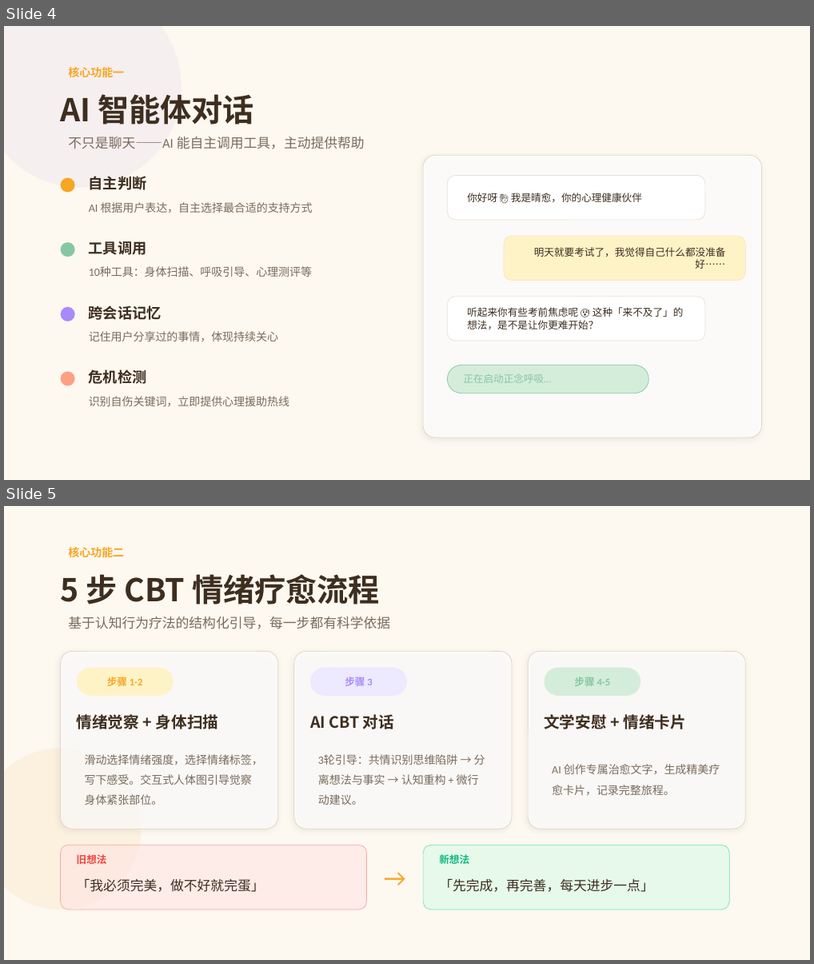
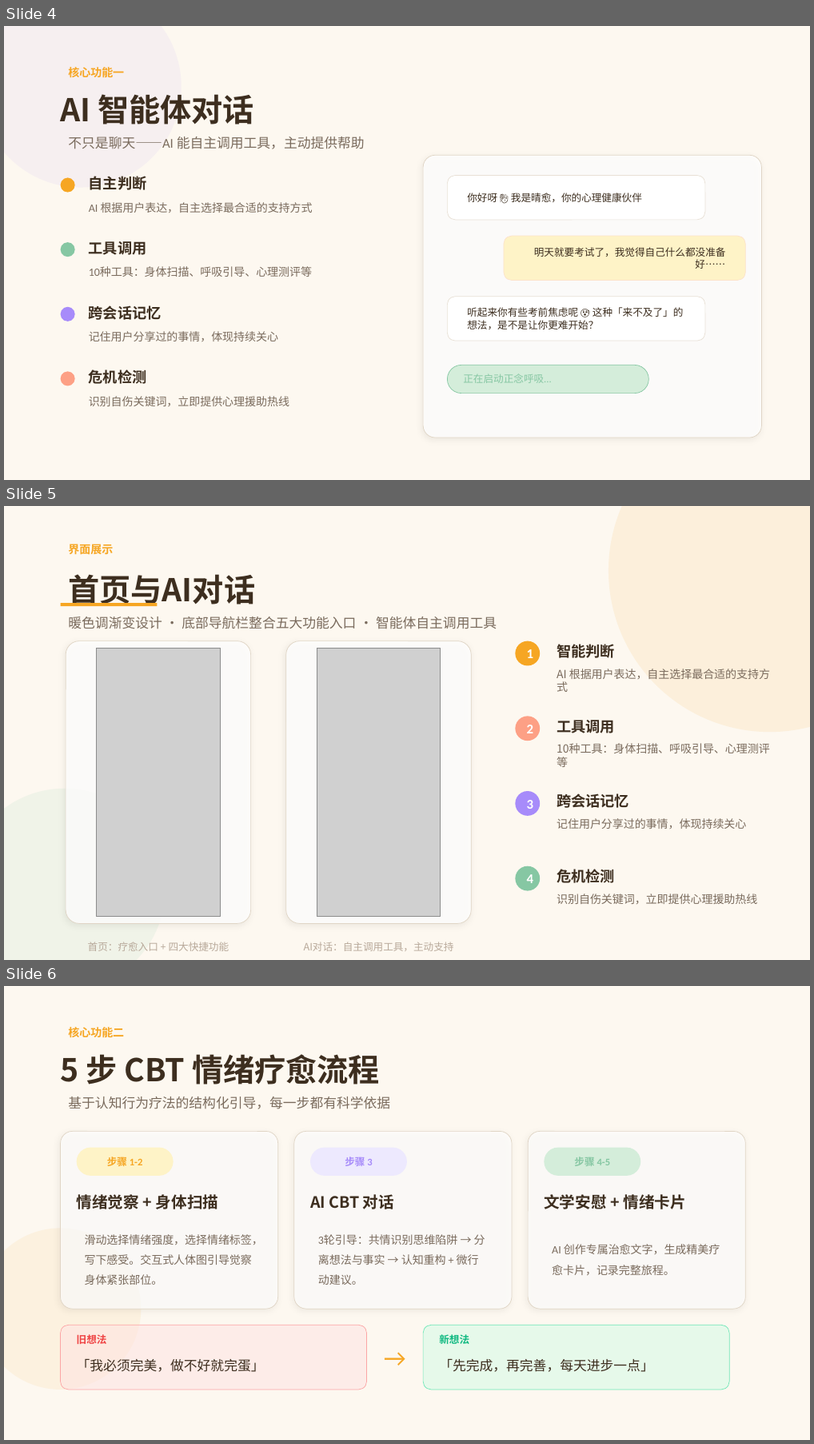
Before and after one commit to zkite626/Sunny-Recovery-AI, a slide deck: docs/晴愈AI-决赛演示.pptx. Shown one above the other, each under a label of ours: slides 4 and 5 before the commit, slides 4, 5 and 6 after it. The pictures are 814x964 and 814x1444 pixels, drawn with LibreOffice and Linux fonts; fonts in the diff are those of the drawing; grey boxes stand for pictures. Boxes give left, top, right and bottom in pixels: in the first picture for what was removed or moved away, otherwise in the second. Text is boxed around its words. In the diff, an @@ line names an element or a change of style, - is before the commit and + after.

```diff
--- a/docs/晴愈AI-决赛演示.pptx
+++ b/docs/晴愈AI-决赛演示.pptx
@@ slide 5 added at <box>4,506,810,960</box>, background #FDF8F0 @@
@@ ellipse added at <box>609,506,810,732</box>, fill #F6A623 at 10% opacity @@
@@ text added at <box>68,544,113,554</box>, 10 pt, text #F6A623, bold @@
+界面展示
@@ text added at <box>68,574,255,606</box>, 28 pt, text #3D2E1F, bold @@
+首页与AI对话
@@ rectangle added at <box>61,603,158,606</box>, fill #F6A623 @@
@@ text added at <box>68,616,497,629</box>, 12 pt, text #7A6B5D @@
+暖色调渐变设计 · 底部导航栏整合五大功能入口 · 智能体自主调用工具
@@ rounded rectangle added at <box>66,640,251,923</box>, fill #FFFFFF at 80% opacity, outline #E0D5C5 0.5 pt @@
@@ picture added at <box>97,648,221,916</box> @@
@@ rounded rectangle added at <box>286,640,472,923</box>, fill #FFFFFF at 80% opacity, outline #E0D5C5 0.5 pt @@
@@ picture added at <box>317,648,441,916</box> @@
@@ ellipse added at <box>515,640,540,666</box>, fill #F6A623, 12 pt, text #FFFFFF, bold @@
+1
@@ text added at <box>557,644,615,658</box>, 13 pt, text #3D2E1F, bold @@
+智能判断
@@ text added at <box>557,668,770,692</box>, 10 pt, text #7A6B5D @@
+AI 根据用户表达，自主选择最合适的支持方式
@@ ellipse added at <box>515,716,540,740</box>, fill #FDA085, 12 pt, text #FFFFFF, bold @@
+2
@@ text added at <box>557,720,615,733</box>, 13 pt, text #3D2E1F, bold @@
+工具调用
@@ text added at <box>557,743,770,767</box>, 10 pt, text #7A6B5D @@
+10种工具：身体扫描、呼吸引导、心理测评等
@@ ellipse added at <box>4,788,166,960</box>, fill #86C7A3 at 10% opacity @@
@@ ellipse added at <box>515,791,540,816</box>, fill #A78BFA, 12 pt, text #FFFFFF, bold @@
+3
@@ text added at <box>557,793,630,808</box>, 13 pt, text #3D2E1F, bold @@
+跨会话记忆
@@ text added at <box>557,818,746,828</box>, 10 pt, text #7A6B5D @@
+记住用户分享过的事情，体现持续关心
@@ ellipse added at <box>515,866,540,891</box>, fill #86C7A3, 12 pt, text #FFFFFF, bold @@
+4
@@ text added at <box>557,868,615,883</box>, 13 pt, text #3D2E1F, bold @@
+危机检测
@@ text added at <box>557,893,758,904</box>, 10 pt, text #7A6B5D @@
+识别自伤关键词，立即提供心理援助热线
@@ text added at <box>88,941,230,951</box>, 9 pt, text #B8A99A @@
+首页：疗愈入口 + 四大快捷功能
@@ text added at <box>304,941,454,951</box>, 9 pt, text #B8A99A @@
+AI对话：自主调用工具，主动支持
@@ what was slide 5 is now slide 6 @@
```
Also in this commit, not shown: 3 slides changed, 4 other slides added, 19 other files.
